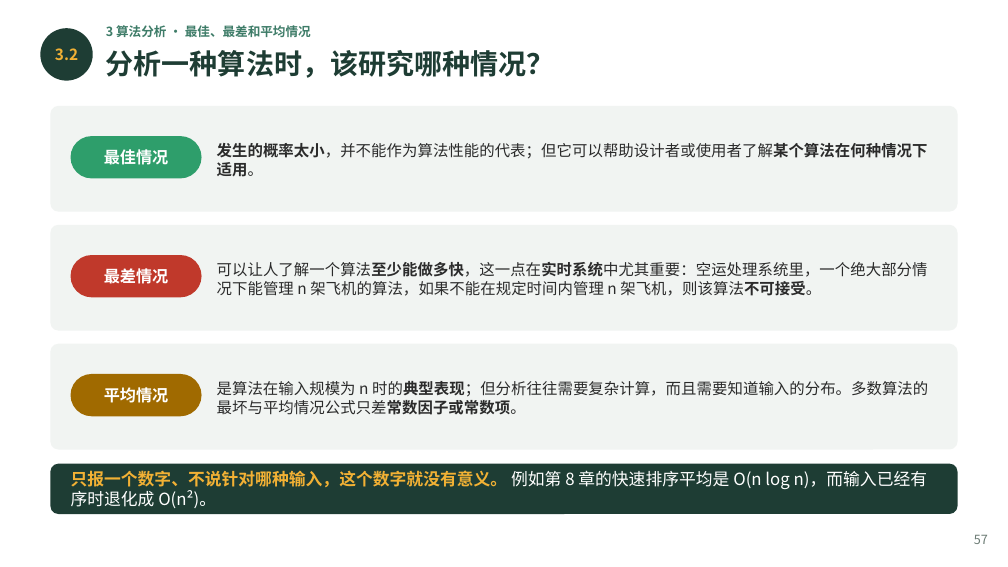
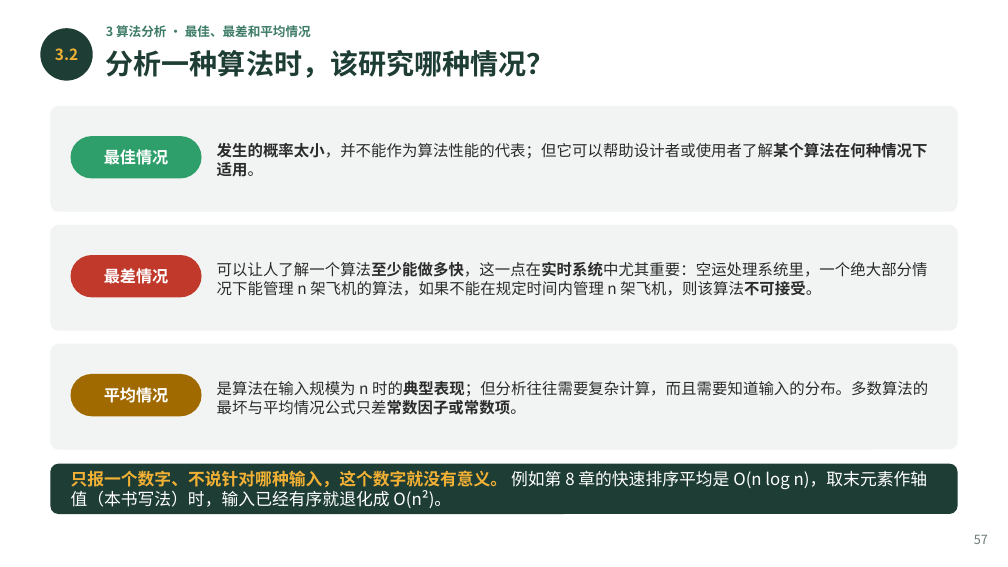
Before and after one commit to GMyhf/2026fall-cs201cq, a slide deck: slide 57 of courseware/202609_DSA_01_ADT_Floyd_Complexity.pptx. Drawn at 1008x567 pixels with LibreOffice and Linux fonts; fonts in the diff are those of the drawing. Boxes give left, top, right and bottom in pixels: in the first picture for what was removed or moved away, otherwise in the second. Text is boxed around its words. In the diff, an @@ line names an element or a change of style, - is before the commit and + after.

```diff
--- a/courseware/202609_DSA_01_ADT_Floyd_Complexity.pptx
+++ b/courseware/202609_DSA_01_ADT_Floyd_Complexity.pptx
@@ text at <box>71,470,928,508</box>: text changed @@
-只报一个数字、不说针对哪种输入，这个数字就没有意义。 例如第 8 章的快速排序平均是 O(n log n)，而输入已经有序时退化成 O(n²)。
+只报一个数字、不说针对哪种输入，这个数字就没有意义。 例如第 8 章的快速排序平均是 O(n log n)，取末元素作轴值（本书写法）时，输入已经有序就退化成 O(n²)。
```
Also in this commit, not shown: 15 other slides changed.
